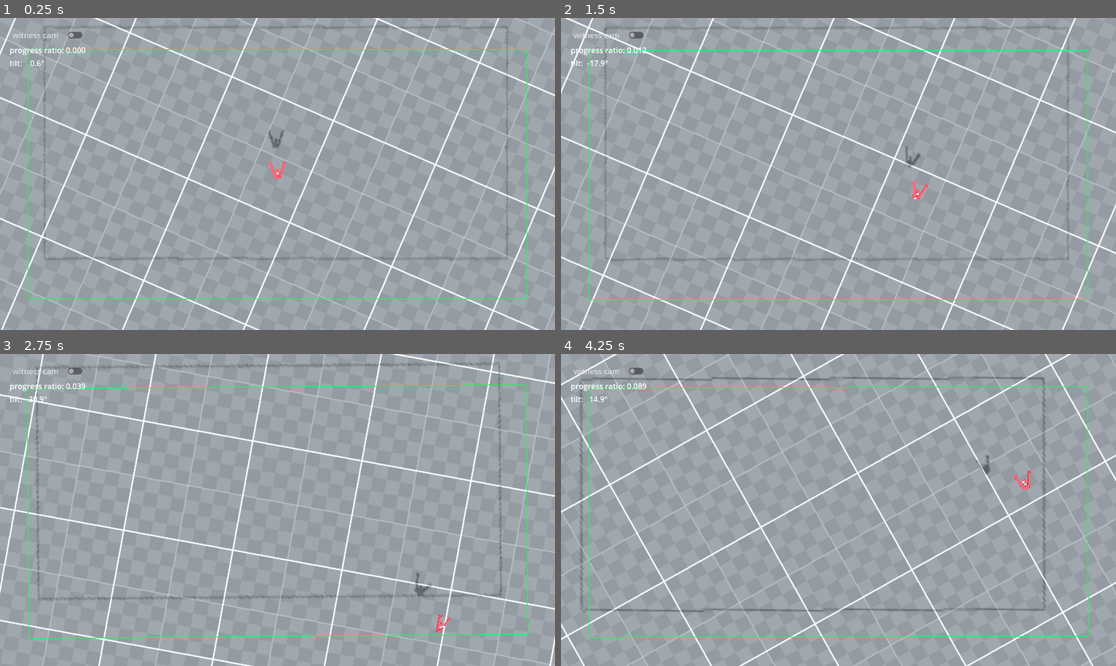
Above: before the commit, frames 1-4 (two rows, left to right).
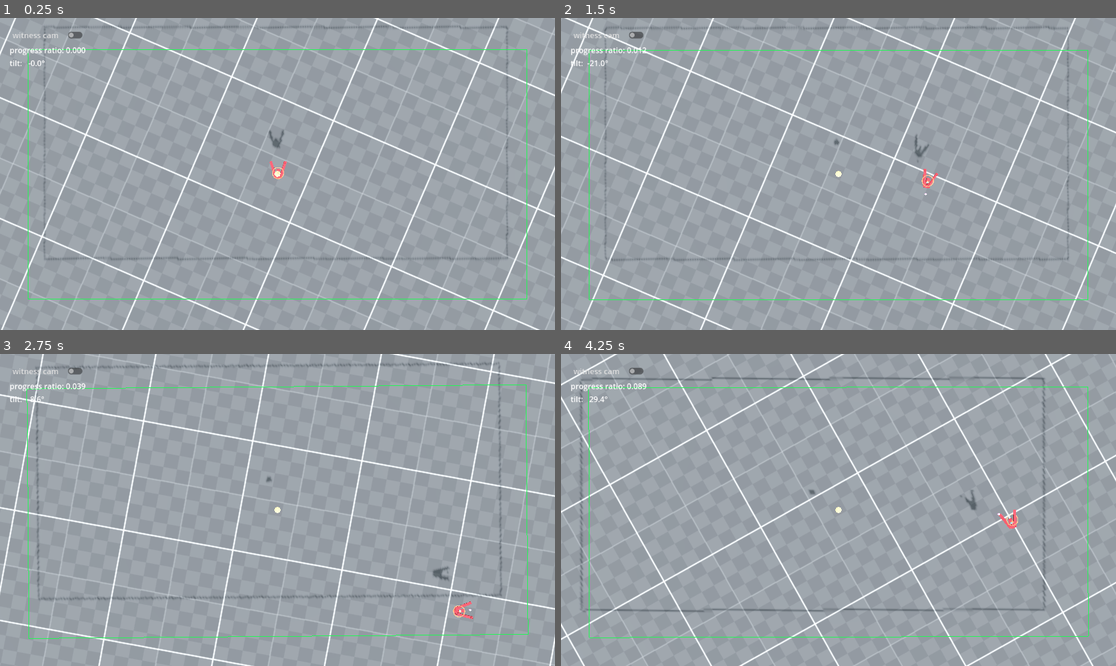
Above: after the commit, the same moments.

Repository: ioxu/star
Game: Godot game, scene res://assets/levels/test_level_two.tscn
Same seed, same stepped clock (60 frames per second), same inputs: the game is played once before the commit and once after it. This scene is started directly instead of the project's main scene.
Inputs:
- Up to frame 1 (0.25 s): no input
- Up to frame 2 (1.5 s): hold Right (ui_right) 0.53-1.28 s; hold Down (ui_down) from 1.28 s (still down)
- Up to frame 3 (2.75 s): release Down (ui_down) at 2.03 s; hold Right (ui_right) from 2.03 s (still down)
- Up to frame 4 (4.25 s): release Right (ui_right) at 2.78 s; hold Up (ui_up) 2.78-3.53 s; hold Left (ui_left) from 3.53 s (still down)

The runs differ from the first frame. In frame 1, less than 0.1% of the frame differs, in the area x 5-52%, y 13-52%; in frame 2, 0.3%; in frame 3, 0.4%, in the area x 4-86%, y 13-90%; in frame 4, 0.4%.

Commit message:
more work on rails corrective forces

Diff:
--- a/assets/levels/test_level_two.tscn
+++ b/assets/levels/test_level_two.tscn
@@ -13,6 +13,10 @@
 var _travel_speed := 50.0
 
 @onready var path_follow : PathFollow3D = find_child(\"PathFollow3D\")
+@onready var path_follow_ahead : PathFollow3D = find_child(\"PathFollow3D_ahead\")
+@onready var future_global_position_marker : MeshInstance3D = find_child(\"future_global_position_marker\")
+@onready var future_local_position_marker : MeshInstance3D = find_child(\"future_local_position_marker\")
+@onready var anim_player : AnimationPlayer = find_child(\"AnimationPlayer\")
 
 @onready var camera : Camera3D = find_child(\"Camera3D\")
 
@@ -38,8 +42,8 @@
 	last_path_position = path_follow.global_position
 
 
-#func _process(delta: float) -> void:
-func _physics_process(delta: float) -> void:
+func _process(delta: float) -> void:
+#func _physics_process(delta: float) -> void:
 	scene_time += delta
 
 	#path_follow.progress = scene_time * _travel_speed
@@ -50,22 +54,57 @@
 		#path_follow.progress_ratio  = 0.0
 		has_looped = true
 
+
+	#---------------------------------------------------------------------------
+	# work out and drive \"PathFollow3D_ahead\" one frame ahead of the animation
+	if not anim_player.current_animation.is_empty():
+		var current_anim_name = anim_player.current_animation
+		var animation : Animation = anim_player.get_animation(current_anim_name)
+		var next_time = anim_player.current_animation_position + delta * 1.0 #5.0
+		var track_index = 0
+		if track_index < animation.get_track_count() and animation.track_get_type( track_index ) == Animation.TYPE_BEZIER:
+			var next_frame_value = animation.bezier_track_interpolate( track_index, next_time)
+			# transform path_follow_ahead along the path
+			path_follow_ahead.progress_ratio = next_frame_value
+
+
 	#---------------------------------------------------------------------------
 	# calculate corrective force to keep player in the action_area
-
-	var this_path_position = path_follow.global_position
-	var path_delta = this_path_position - last_path_position
-	last_path_position = this_path_position
-
-	#$Player.global_position = path_follow.global_position * Vector3(1.0, 0.0, 1.0)
-	#$Player._exo_direction = path_delta * 0.5
-	$Player.add_exo_direction( path_delta * Vector3(.75, 0.0, 0.25) ) #.rotated( Vector3.UP, -path_follow.global_rotation.y ) )
-
-	var level_path_rotation = Vector3(0.0, -1 * path_follow.transform.basis.z.signed_angle_to( Vector3.BACK, Vector3.UP ), 0.0)
-	#$Player.rotation = Vector3(0.0, -1 * path_follow.transform.basis.z.signed_angle_to( Vector3.BACK, Vector3.UP ), 0.0)
-	#$Player._exo_yaw = level_path_rotation.y
-	$Player.add_exo_yaw( level_path_rotation.y )
-
+	# 0 - future-frame mode: read AnimPlayer 1-frame-ahead fcurve onto a 2nd PathFollow3D
+	# 1 - last-position-delta: current minus last position delta
+	var corrective_method = 0
+	match corrective_method:
+
+		0:	#-- future-frame mode
+			# current position in path_follow frame
+			var current_local_position : Vector3 = path_follow.to_local($Player.global_position)
+			# current position in future frame, to global space
+			var future_global_position : Vector3 = path_follow_ahead.to_global( current_local_position )
+			# future position in the current frame
+
+			# orange dot
+			future_global_position_marker.global_position = future_global_position + Vector3(0.0, 2.0, 0.0)
+
+			$Player.add_exo_direction( (future_global_position - $Player.global_position) *0.5 ) # * 0.5 )
+
+			# future global position in the local current frame
+			var future_local_position : Vector3 = path_follow.to_local(future_global_position)
+
+			# orange ring
+			future_local_position_marker.position = future_local_position + Vector3(0.0, 2.0, 0.0)
+
+			var yaw = -path_follow.global_basis.z
+			yaw = - yaw.signed_angle_to( future_local_position - current_local_position, Vector3.UP )
+			$Player.add_exo_yaw( yaw )
+
+		1:	#-- method: current-last position delta
+			var this_path_position = path_follow.global_position
+			var path_delta = this_path_position - last_path_position
+			last_path_position = this_path_position
+			$Player.add_exo_direction( path_delta * Vector3(.75, 0.0, 0.4) )
+
+			var level_path_rotation = Vector3(0.0, -1 * path_follow.transform.basis.z.signed_angle_to( Vector3.BACK, Vector3.UP ), 0.0)
+			$Player.add_exo_yaw( level_path_rotation.y )
 	#---------------------------------------------------------------------------
 
 
@@ -134,12 +173,34 @@
 }
 point_count = 9
 
+[sub_resource type="SphereMesh" id="SphereMesh_3abyr"]
+height = 0.5
+radial_segments = 16
+rings = 12
+is_hemisphere = true
+
+[sub_resource type="StandardMaterial3D" id="StandardMaterial3D_jjm7x"]
+albedo_color = Color(0, 0, 0, 1)
+emission_enabled = true
+emission = Color(0.90279114, 0.18807054, 0.5954123, 1)
+emission_energy_multiplier = 2.0
+
+[sub_resource type="TorusMesh" id="TorusMesh_3abyr"]
+inner_radius = 0.849
+
+[sub_resource type="StandardMaterial3D" id="StandardMaterial3D_0vh3s"]
+transparency = 1
+albedo_color = Color(0, 0, 0, 0.52156866)
+emission_enabled = true
+emission = Color(0.855841, 0.3532699, 0.16570774, 1)
+emission_energy_multiplier = 2.0
+
 [sub_resource type="CameraAttributesPhysical" id="CameraAttributesPhysical_5xh8o"]
 exposure_sensitivity = 164.0
 exposure_shutter_speed = 125.0
 
 [sub_resource type="GDScript" id="GDScript_8tus5"]
-script/source = "@tool
+script/source = "#@tool
 extends Camera3D
 
 #@export var action_plane : Plane = Plane(Vector3.ZERO, 0.0)
@@ -176,7 +237,9 @@
 	add_child(frustum_bounds_instance)
 
 
+
 func _process(delta: float) -> void:
+#func _physics_process(delta: float) -> void:
 	time += delta
 
 	#-- frustum bounds
@@ -241,6 +304,15 @@
 "
 
 [sub_resource type="BoxShape3D" id="BoxShape3D_3abyr"]
+size = Vector3(400, 10, 200)
+
+[sub_resource type="StandardMaterial3D" id="StandardMaterial3D_3abyr"]
+albedo_color = Color(0, 0, 0, 1)
+emission_enabled = true
+emission = Color(0.69968337, 0.47616714, 0.31559947, 1)
+emission_energy_multiplier = 2.0
+
+[sub_resource type="BoxShape3D" id="BoxShape3D_jjm7x"]
 size = Vector3(400, 10, 200)
 
 [sub_resource type="Animation" id="Animation_jjm7x"]
@@ -390,9 +462,18 @@
 curve = SubResource("Curve3D_0vh3s")
 
 [node name="PathFollow3D" type="PathFollow3D" parent="action/Path3D"]
-transform = Transform3D(-0.91817176, 0, -0.39590892, 0, 1, 0, 0.39590892, 0, -0.91817176, 227, 0, -865)
-cubic_interp = false
+transform = Transform3D(-0.9181719, 0, -0.39590898, 0, 1, 0, 0.39590898, 0, -0.9181719, 227, 0, -865)
 tilt_enabled = false
+
+[node name="MeshInstance3D" type="MeshInstance3D" parent="action/Path3D/PathFollow3D"]
+transform = Transform3D(5, 0, 0, 0, 5, 0, 0, 0, 5, 0, 0, 0)
+mesh = SubResource("SphereMesh_3abyr")
+surface_material_override/0 = SubResource("StandardMaterial3D_jjm7x")
+
+[node name="future_local_position_marker" type="MeshInstance3D" parent="action/Path3D/PathFollow3D"]
+transform = Transform3D(5, 0, 0, 0, 5, 0, 0, 0, 5, 0, 0, 0)
+mesh = SubResource("TorusMesh_3abyr")
+surface_material_override/0 = SubResource("StandardMaterial3D_0vh3s")
 
 [node name="Camera3D" type="Camera3D" parent="action/Path3D/PathFollow3D" groups=["camera"]]
 transform = Transform3D(1.0000018, 0, 0, 0, -4.3711466e-08, 1, 0, -1.0000018, -4.371139e-08, 0, 380, 0)
@@ -405,6 +486,28 @@
 
 [node name="CollisionShape3D" type="CollisionShape3D" parent="action/Path3D/PathFollow3D/Area3D"]
 shape = SubResource("BoxShape3D_3abyr")
+debug_color = Color(0.21594596, 0.5891457, 0.69029975, 0.41960785)
+
+[node name="PathFollow3D_ahead" type="PathFollow3D" parent="action/Path3D"]
+transform = Transform3D(-0.9182713, 0, -0.39595184, 0, 1.0000001, 0, 0.39595184, 0, -0.9182713, 227, 0, -865)
+tilt_enabled = false
+
+[node name="MeshInstance3D" type="MeshInstance3D" parent="action/Path3D/PathFollow3D_ahead"]
+transform = Transform3D(5, 0, 0, 0, 5, 0, 0, 0, 5, 0, 0, 0)
+mesh = SubResource("SphereMesh_3abyr")
+surface_material_override/0 = SubResource("StandardMaterial3D_3abyr")
+
+[node name="future_global_position_marker" type="MeshInstance3D" parent="action/Path3D/PathFollow3D_ahead"]
+transform = Transform3D(-1.8365426, 0, -0.7919037, 0, 2.0000002, 0, 0.7919037, 0, -1.8365426, 227, 0, -865)
+top_level = true
+mesh = SubResource("SphereMesh_3abyr")
+surface_material_override/0 = SubResource("StandardMaterial3D_0vh3s")
+
+[node name="Area3D" type="Area3D" parent="action/Path3D/PathFollow3D_ahead"]
+
+[node name="CollisionShape3D" type="CollisionShape3D" parent="action/Path3D/PathFollow3D_ahead/Area3D"]
+shape = SubResource("BoxShape3D_jjm7x")
+debug_color = Color(0.76328486, 0.42804155, 0.38644674, 0.41960785)
 
 [node name="AnimationPlayer" type="AnimationPlayer" parent="action"]
 libraries = {
--- a/assets/player/player_controller.gd
+++ b/assets/player/player_controller.gd
@@ -121,7 +121,7 @@
 	target_velocity = direction * MAX_SPEED
 	velocity = velocity.move_toward( target_velocity, acceleration * delta )
 	velocity = velocity.move_toward( Vector3.ZERO, friction *  delta )
-	$target_velocity_indicator.global_position = self.global_position + (target_velocity / MAX_SPEED) * 4.5
+	$target_velocity_indicator.global_position = self.global_position + (target_velocity / MAX_SPEED) * 15.0#4.5
 
 	#-- bounds
 	var bounds = camera.is_out_of_bounds(Vector2( self.global_position.x, self.global_position.z ))
Not shown: 1 places in assets/levels/test_level_two.tscn that only renumber resources
